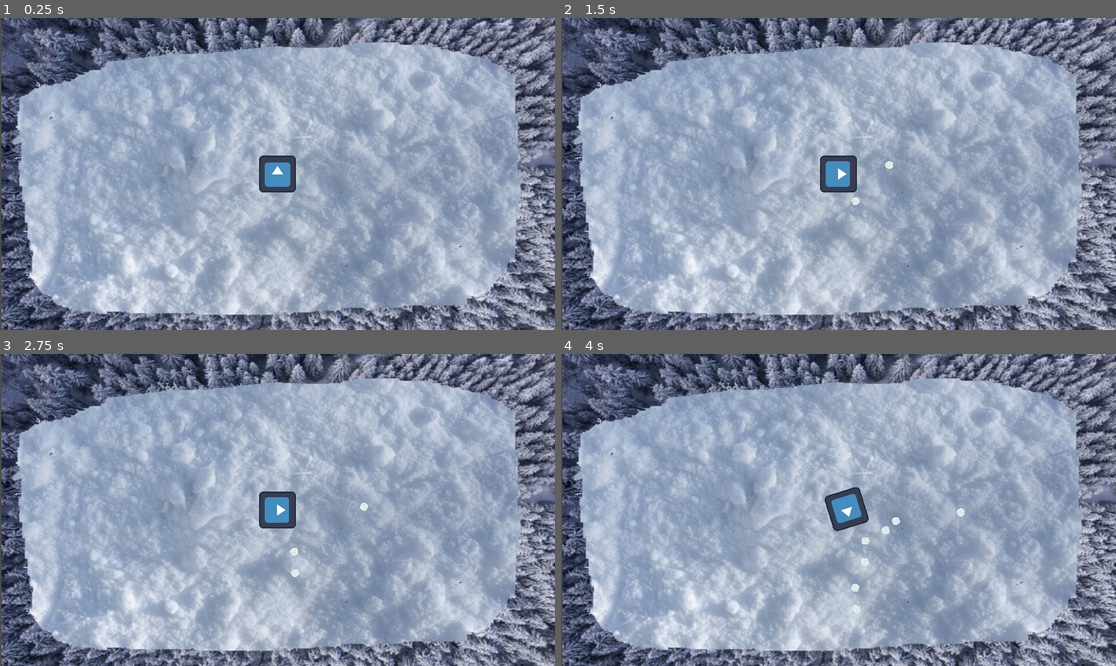
Above: before the commit, frames 1-4 (two rows, left to right).
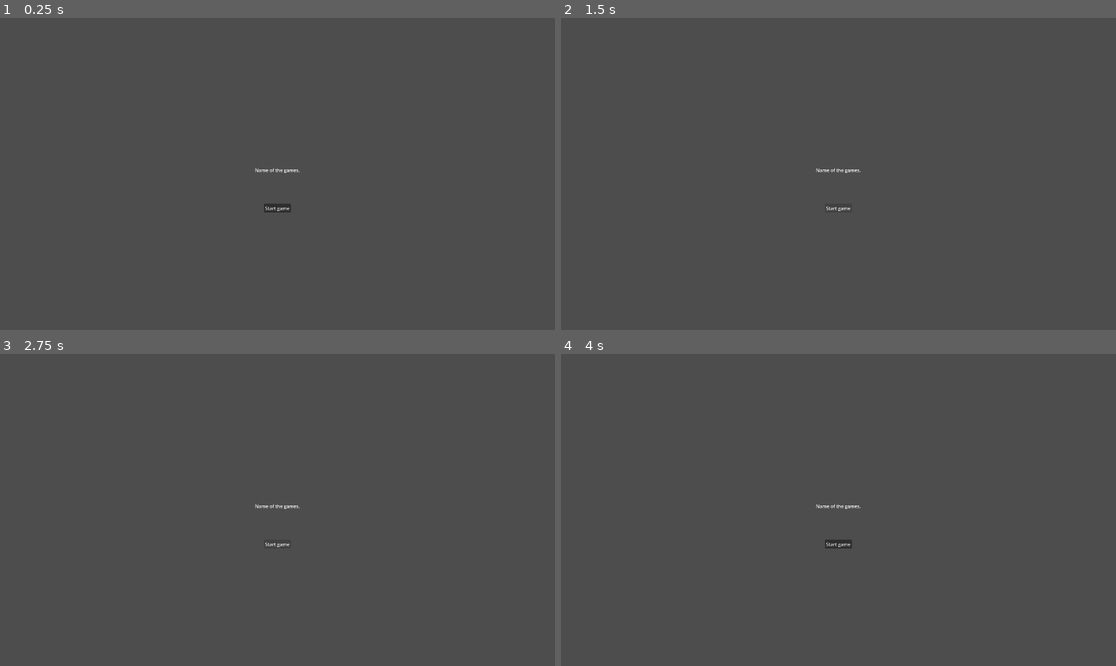
Above: after the commit, the same moments.

Repository: Parker-Vetter/snow-man-brawl
Game: Godot game, scene res://MainMenu.tscn
Same seed, same stepped clock (60 frames per second), same inputs: the game is played once before the commit and once after it. Before the commit the project starts from res://MainGame/Scenes/mainGame.tscn. The engine's default icon, where the game draws it, is replaced by a stand-in: a white triangle on a blue panel in a dark square.
Inputs (mouse positions are in pixels of both pictures, inside the frame that each line leads up to):
- Up to frame 1 (0.25 s): no input
- Up to frame 2 (1.5 s): click (838, 208) at 0.5 s, where only the run after the commit has a clickable "Start game"; click (838, 208) at 1.25 s, where only the run after the commit has a clickable "Start game"
- Up to frame 3 (2.75 s): click (277, 544) at 2 s, where only the run after the commit has a clickable "Start game"
- Up to frame 4 (4 s): move the mouse to (960, 494) at 2.77 s; hold Space (Shoot) 2.78-3.53 s; click (960, 494) at 2.92 s; move the mouse to (727, 525) at 3.52 s; tap Space (Shoot) at 3.6 s; click (727, 525) at 3.67 s

The runs differ from the first frame. In frame 1, 95% of the frame differs, in the area x 0-100%, y 0-100%; in frame 2, 95%; in frame 3, 95%; in frame 4, 95%.

Commit message:
scene manager and peggle change

Diff:
--- a/MainMenu.tscn
+++ b/MainMenu.tscn
@@ -1,6 +1,6 @@
 [gd_scene format=3 uid="uid://di77pwiydkbmm"]
 
-[node name="Control" type="Control" unique_id=1444026233]
+[node name="MainMenu" type="Control" unique_id=1444026233]
 layout_mode = 3
 anchors_preset = 15
 anchor_right = 1.0
--- a/PeggleDrop/Ball/ball.gd
+++ b/PeggleDrop/Ball/ball.gd
@@ -1,11 +1,3 @@
 extends Node
 
-
-# Called when the node enters the scene tree for the first time.
-func _ready() -> void:
-	pass # Replace with function body.
-
-
-# Called every frame. 'delta' is the elapsed time since the previous frame.
-func _process(delta: float) -> void:
-	pass
+var value = 0
--- a/PeggleDrop/PeggleDrop.tscn
+++ b/PeggleDrop/PeggleDrop.tscn
@@ -1,7 +1,11 @@
 [gd_scene format=3 uid="uid://dgjhxj1spci4q"]
 
 [ext_resource type="PackedScene" uid="uid://cd488yl4wjt0w" path="res://PeggleDrop/Pegs/peg.tscn" id="1_6ef75"]
+[ext_resource type="Script" uid="uid://bjpd8chdpgvca" path="res://PeggleDrop/peggle_drop.gd" id="1_i6osx"]
 [ext_resource type="PackedScene" uid="uid://r7ibv76myrvg" path="res://PeggleDrop/Ball/ball.tscn" id="2_ptfyw"]
+[ext_resource type="Resource" uid="uid://doschogkwtrua" path="res://SceneManager/GameData/game_data.tres" id="2_vwwwx"]
+[ext_resource type="Script" uid="uid://dp6ytw3x7kwni" path="res://PeggleDrop/UI/ui_fight.gd" id="4_gh36d"]
+[ext_resource type="PackedScene" uid="uid://b2bocywdcjqub" path="res://PeggleDrop/multiplyer/multilpyer.tscn" id="6_mapa8"]
 
 [sub_resource type="RectangleShape2D" id="RectangleShape2D_u3yax"]
 size = Vector2(89, 675)
@@ -10,8 +14,10 @@
 
 [sub_resource type="RectangleShape2D" id="RectangleShape2D_ptfyw"]
 
-[node name="PeggleDrop" type="Node2D" unique_id=411252354]
+[node name="PeggleDrop" type="Node2D" unique_id=411252354 groups=["PeggleDrop"]]
 scale = Vector2(1.5, 1.5)
+script = ExtResource("1_i6osx")
+game_data = ExtResource("2_vwwwx")
 
 [node name="OuterWalls" type="StaticBody2D" parent="." unique_id=2035622240]
 
@@ -23,7 +29,7 @@
 position = Vector2(1118, 330)
 shape = SubResource("RectangleShape2D_u3yax")
 
-[node name="World Boundry" type="StaticBody2D" parent="." unique_id=1877262440]
+[node name="World Boundry" type="Area2D" parent="." unique_id=1080530509]
 
 [node name="CollisionShape2D" type="CollisionShape2D" parent="World Boundry" unique_id=1754742297]
 position = Vector2(562, 730)
@@ -835,8 +841,106 @@
 [node name="Peg3" parent="Peg_Rows/Peg_Row6/Big_Peg_Group2/Peg_Group4" unique_id=500802892 instance=ExtResource("1_6ef75")]
 position = Vector2(25, 30)
 
-[node name="Ball_Spawn" type="Marker2D" parent="." unique_id=952254857]
-position = Vector2(600, -222)
-
-[node name="Ball" parent="." unique_id=993768175 instance=ExtResource("2_ptfyw")]
-position = Vector2(608, -300)
+[node name="BallHolder" type="Node2D" parent="." unique_id=252804642]
+
+[node name="Ball" parent="BallHolder" unique_id=993768175 instance=ExtResource("2_ptfyw")]
+position = Vector2(664.66675, -241.33334)
+scale = Vector2(1.5, 1.5)
+
+[node name="BallSpawner" type="Node" parent="." unique_id=1072738928]
+
+[node name="Ball_Spawn3" type="Marker2D" parent="BallSpawner" unique_id=2017370954]
+position = Vector2(575, -333)
+scale = Vector2(1.5, 1.5)
+
+[node name="Ball_Spawn2" type="Marker2D" parent="BallSpawner" unique_id=48880232]
+position = Vector2(1175, -333)
+scale = Vector2(1.5, 1.5)
+
+[node name="Ball_Spawn" type="Marker2D" parent="BallSpawner" unique_id=952254857]
+position = Vector2(875, -333)
+scale = Vector2(1.5, 1.5)
+
+[node name="Multiplyers" type="Node2D" parent="." unique_id=320003808]
+
+[node name="Multilpyer" parent="Multiplyers" unique_id=1507808476 instance=ExtResource("6_mapa8")]
+position = Vector2(97.333336, 581.3334)
+scale = Vector2(1.0584652, 0.9394852)
+
+[node name="Multilpyer2" parent="Multiplyers" unique_id=119261709 instance=ExtResource("6_mapa8")]
+position = Vector2(170.66669, 582)
+
+[node name="Multilpyer3" parent="Multiplyers" unique_id=883472220 instance=ExtResource("6_mapa8")]
+position = Vector2(250.66666, 583.3333)
+
+[node name="Multilpyer4" parent="Multiplyers" unique_id=1123101891 instance=ExtResource("6_mapa8")]
+position = Vector2(331.99997, 581.99994)
+
+[node name="Multilpyer5" parent="Multiplyers" unique_id=207708291 instance=ExtResource("6_mapa8")]
+position = Vector2(413.33334, 581.3334)
+
+[node name="Multilpyer6" parent="Multiplyers" unique_id=1677119827 instance=ExtResource("6_mapa8")]
+position = Vector2(498.6667, 582.6667)
+scale = Vector2(1.0584652, 0.9394852)
+
+[node name="Multilpyer7" parent="Multiplyers" unique_id=977430394 instance=ExtResource("6_mapa8")]
+position = Vector2(571.99994, 583.3333)
+
+[node name="Multilpyer8" parent="Multiplyers" unique_id=100155679 instance=ExtResource("6_mapa8")]
+position = Vector2(651.99994, 584.6666)
+
+[node name="Multilpyer9" parent="Multiplyers" unique_id=1091426169 instance=ExtResource("6_mapa8")]
+position = Vector2(733.33325, 583.33325)
+
+[node name="Multilpyer10" parent="Multiplyers" unique_id=743870232 instance=ExtResource("6_mapa8")]
+position = Vector2(814.6666, 582.6667)
+
+[node name="Multilpyer11" parent="Multiplyers" unique_id=1356335637 instance=ExtResource("6_mapa8")]
+position = Vector2(900, 583.99994)
+
+[node name="Multilpyer12" parent="Multiplyers" unique_id=32753967 instance=ExtResource("6_mapa8")]
+position = Vector2(981.3334, 583.3334)
+
+[node name="Multilpyer13" parent="Multiplyers" unique_id=1252727567 instance=ExtResource("6_mapa8")]
+position = Vector2(1054.0001, 584)
+
+[node name="CanvasLayer" type="CanvasLayer" parent="." unique_id=606689751]
+
+[node name="MainUI" type="Control" parent="CanvasLayer" unique_id=1830231904]
+layout_mode = 3
+anchors_preset = 15
+anchor_right = 1.0
+anchor_bottom = 1.0
+grow_horizontal = 2
+grow_vertical = 2
+
+[node name="Control" type="Panel" parent="CanvasLayer/MainUI" unique_id=1730189651]
+layout_mode = 1
+anchors_preset = -1
+anchor_left = 0.84000003
+anchor_top = -0.001
+anchor_right = 0.9990001
+anchor_bottom = 1.0
+offset_left = 0.19995117
+offset_top = 0.08000004
+offset_right = 0.9199219
+offset_bottom = 5.0
+metadata/_edit_use_anchors_ = true
+
+[node name="Fight" type="Button" parent="CanvasLayer/MainUI/Control" unique_id=332640463]
+layout_mode = 1
+anchors_preset = -1
+anchor_left = 0.072000004
+anchor_top = 0.82600003
+anchor_right = 0.91800004
+anchor_bottom = 0.97800004
+offset_left = -0.032001495
+offset_top = -0.036010742
+offset_right = 0.09197998
+offset_bottom = -0.10803223
+theme_override_font_sizes/font_size = 50
+text = "Fight"
+script = ExtResource("4_gh36d")
+metadata/_edit_use_anchors_ = true
+
+[connection signal="pressed" from="CanvasLayer/MainUI/Control/Fight" to="CanvasLayer/MainUI/Control/Fight" method="_on_pressed"]
--- /dev/null
+++ b/PeggleDrop/UI/ui_fight.gd
@@ -0,0 +1,18 @@
+extends Button
+
+var scene_manager: SceneManager
+var peggle_drop: Node2D
+
+# Called when the node enters the scene tree for the first time.
+func _ready() -> void:
+	scene_manager = get_tree().get_nodes_in_group("SceneManager")[0]
+	peggle_drop = get_tree().get_nodes_in_group("PeggleDrop")[0]
+
+
+# Called every frame. 'delta' is the elapsed time since the previous frame.
+func _process(delta: float) -> void:
+	pass
+
+
+func _on_pressed() -> void:
+	scene_manager.switch_scene(peggle_drop, "res://MainGame/Scenes/mainGame.tscn", peggle_drop.game_data)
--- /dev/null
+++ b/PeggleDrop/multiplyer/multilpyer.tscn
@@ -0,0 +1,23 @@
+[gd_scene format=3 uid="uid://b2bocywdcjqub"]
+
+[ext_resource type="Script" uid="uid://dfq72oh67hwq7" path="res://PeggleDrop/multiplyer/multiplyer.gd" id="1_nprrn"]
+
+[sub_resource type="RectangleShape2D" id="RectangleShape2D_gh36d"]
+size = Vector2(43.33333, 161.33334)
+
+[node name="Multilpyer" type="Area2D" unique_id=1507808476]
+scale = Vector2(1.0584652, 0.93948513)
+script = ExtResource("1_nprrn")
+
+[node name="CollisionShape2D" type="CollisionShape2D" parent="." unique_id=421368833]
+position = Vector2(1.6666641, 0.66674805)
+shape = SubResource("RectangleShape2D_gh36d")
+
+[node name="Label" type="Label" parent="." unique_id=1539330877]
+offset_left = -18.265438
+offset_top = -9.934519
+offset_right = 21.734562
+offset_bottom = 13.065481
+
+[connection signal="body_entered" from="." to="." method="_on_body_entered"]
+[connection signal="input_event" from="." to="." method="_on_input_event"]
--- /dev/null
+++ b/PeggleDrop/multiplyer/multiplyer.gd
@@ -0,0 +1,21 @@
+extends Area2D
+
+var multiplyer: float = 1.0
+@onready var label: Label = $Label
+
+# Called when the node enters the scene tree for the first time.
+func _ready() -> void:
+	pass # Replace with function body.
+
+
+# Called every frame. 'delta' is the elapsed time since the previous frame.
+func _process(delta: float) -> void:
+	pass
+
+
+func _on_body_entered(body: Node2D) -> void:
+	pass # Replace with function body.
+
+
+func _on_input_event(viewport: Node, event: InputEvent, shape_idx: int) -> void:
+	pass # Replace with function body.
--- /dev/null
+++ b/PeggleDrop/peggle_drop.gd
@@ -0,0 +1,20 @@
+class_name PeggleDrop
+extends Node
+
+@onready var ball_spawner: Node = $BallSpawner
+@onready var ball_holder: Node = $BallHolder
+
+#const GAME_DATA_PATH := "res://SceneManager/GameData/game_data.tres"
+@export var game_data: GameData
+
+func _ready() -> void:
+	game_data.point = 1
+	print(str(game_data.point))
+
+
+func load_game_data(new_game_data: GameData):
+	game_data = new_game_data
+
+# Called every frame. 'delta' is the elapsed time since the previous frame.
+func _process(delta: float) -> void:
+	pass
--- a/SceneManager/SceneManager.tscn
+++ b/SceneManager/SceneManager.tscn
@@ -1,6 +1,11 @@
 [gd_scene format=3 uid="uid://tqybgdj5w1vp"]
 
 [ext_resource type="Script" uid="uid://v28k0xtgkx31" path="res://SceneManager/scene_manager.gd" id="1_mqdah"]
+[ext_resource type="PackedScene" uid="uid://di77pwiydkbmm" path="res://MainMenu.tscn" id="2_x7qrj"]
 
-[node name="SceneManager" type="Node" unique_id=1059134408]
+[node name="SceneManager" type="Node" unique_id=1059134408 groups=["SceneManager"]]
 script = ExtResource("1_mqdah")
+
+[node name="SwitchNode" type="Node" parent="." unique_id=1965784587]
+
+[node name="MainMenu" parent="SwitchNode" unique_id=1444026233 instance=ExtResource("2_x7qrj")]
--- a/SceneManager/scene_manager.gd
+++ b/SceneManager/scene_manager.gd
@@ -1,8 +1,13 @@
+class_name SceneManager
 extends Node
 
+@onready var switch_node: Node = $SwitchNode
+
 ## Pass in the old scene(self) and the new scene that we want example of new_scene = "res://2DRTS/2D_RTS.tscn"
-func switch_scene(old_loaded_scene: Node, new_scene: String):
+func switch_scene(old_loaded_scene: Node, new_scene: String, game_data: GameData):
 	old_loaded_scene.queue_free()
 	var main_scene = load(new_scene).instantiate()
-	self.add_child.call_deferred(main_scene)
+	switch_node.add_child.call_deferred(main_scene)
 	await main_scene.ready
+	if main_scene.has_method("load_game_data") && game_data != null:
+		main_scene.load_game_state(game_data)
--- a/project.godot
+++ b/project.godot
@@ -11,7 +11,7 @@
 [application]
 
 config/name="Snow_Man_Brawl"
-run/main_scene="uid://b50qatksorepn"
+run/main_scene="uid://di77pwiydkbmm"
 config/features=PackedStringArray("4.6", "GL Compatibility")
 config/icon="res://icon.svg"
 
@@ -24,6 +24,11 @@
 [dotnet]
 
 project/assembly_name="Snow_Man_Brawl"
+
+[global_group]
+
+SceneManager=""
+PeggleDrop=""
 
 [input]
 
Not shown, added: PeggleDrop/UI/ui_fight.gd.uid
Not shown, added: PeggleDrop/multiplyer/multiplyer.gd.uid
Not shown, added: PeggleDrop/peggle_drop.gd.uid
